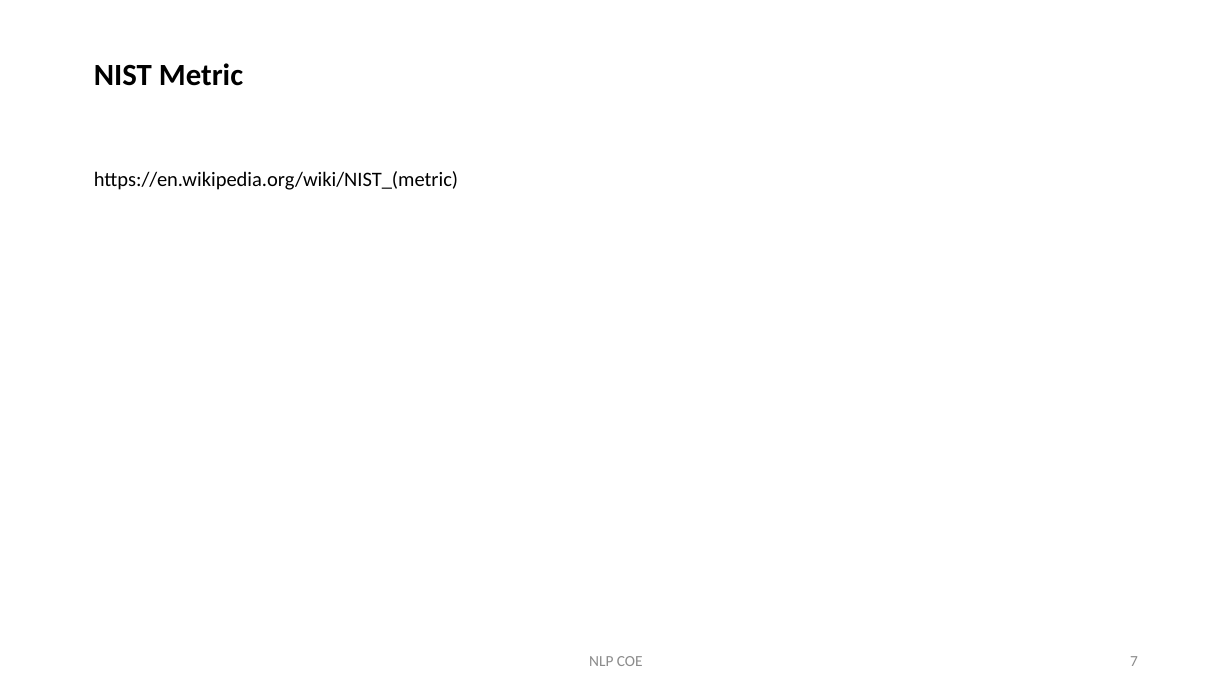
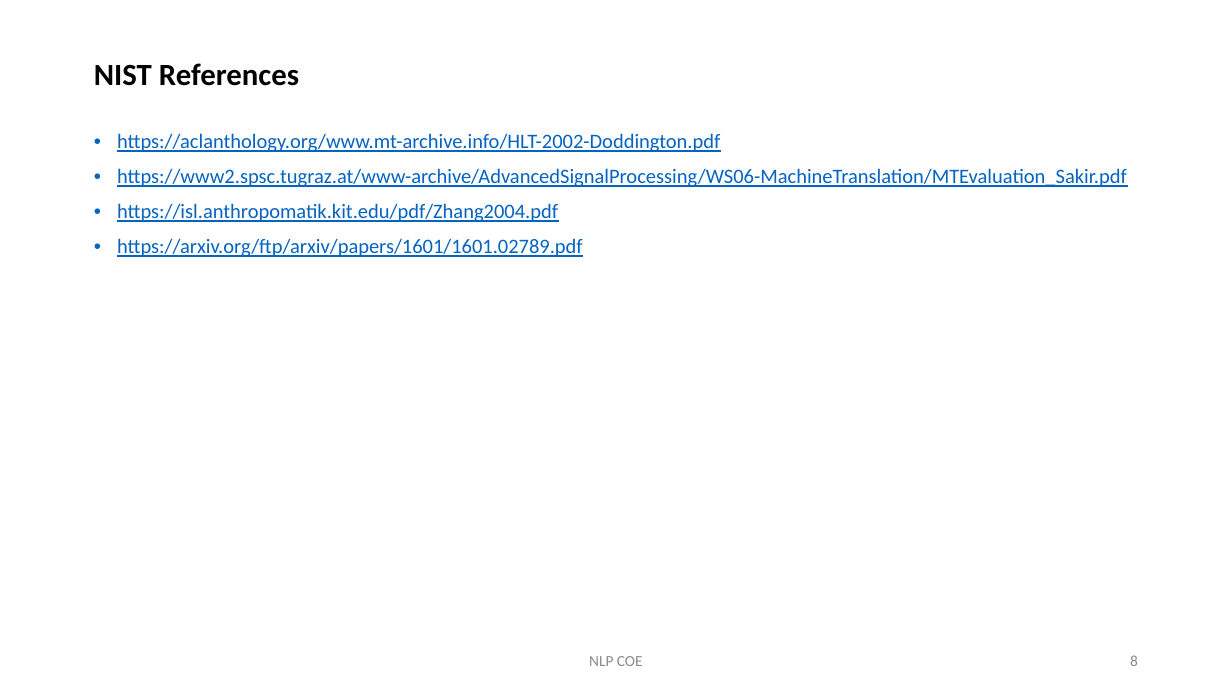
Before and after one commit to KristinChen/nlp-coe, a slide deck: slide 8 of updates-and-knowledge-sharing/Performance Metrics for Seq2Seq model.pptx (slide 7 before the commit). Drawn at 1232x693 pixels with LibreOffice and Linux fonts; fonts in the diff are those of the drawing. Boxes give left, top, right and bottom in pixels: in the first picture for what was removed or moved away, otherwise in the second. Text is boxed around its words. In the diff, an @@ line names an element or a change of style, - is before the commit and + after.

```diff
--- a/updates-and-knowledge-sharing/Performance Metrics for Seq2Seq model.pptx
+++ b/updates-and-knowledge-sharing/Performance Metrics for Seq2Seq model.pptx
@@ title at bbox=[94, 63, 299, 86]: text changed @@
-NIST Metric
+NIST References
@@ text at bbox=[117, 133, 1127, 257]: text changed; text colour #000000 to #0563C1 @@
-https://en.wikipedia.org/wiki/NIST_(metric)
+• https://aclanthology.org/www.mt-archive.info/HLT-2002-Doddington.pdf
+• https://www2.spsc.tugraz.at/www-archive/AdvancedSignalProcessing/WS06-MachineTranslation/MTEvaluation_Sakir.pdf
+• https://isl.anthropomatik.kit.edu/pdf/Zhang2004.pdf
+• https://arxiv.org/ftp/arxiv/papers/1601/1601.02789.pdf
@@ page number at bbox=[1130, 655, 1138, 666]: text changed @@
-7
+8
```
Also in this commit, not shown: 1 other slide changed, 4 slides added.
